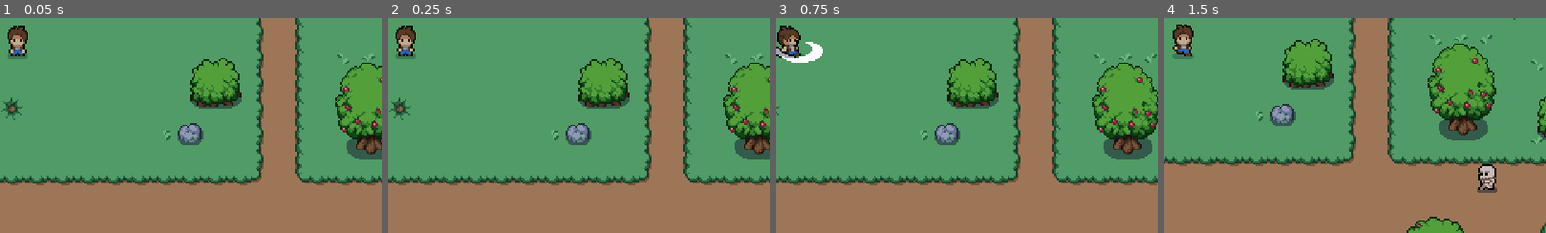
Above: before the commit, frames 1-4 (left to right).
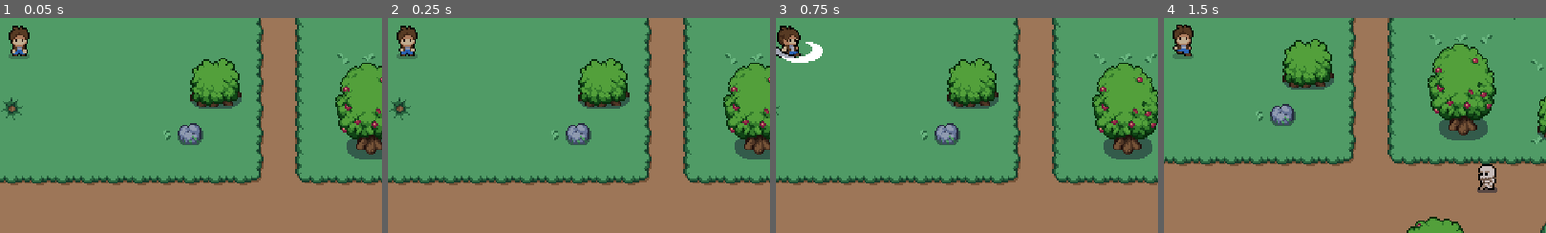
Above: after the commit, the same moments.

Repository: breadsk/swift-ballade
Game: Godot game, scene res://World/world.tscn
Two runs of this game, one before a commit and one after it. Both use one fixed random seed, a clock stepped at 60 frames per second and the inputs below.
Inputs (mouse positions are % of the whole screen's width and height, from its top left):
- Up to frame 1 (0.05 s): no input
- Up to frame 2 (0.25 s): no input
- Up to frame 3 (0.75 s): move the mouse to (72, 45) at 0.52 s; hold D (right) from 0.53 s (still down); click (72, 45) at 0.6 s
- Up to frame 4 (1.5 s): move the mouse to (30, 55) at 1.27 s; release D (right) at 1.28 s; hold S (down) from 1.28 s (still down); tap J (attackD) at 1.35 s
The pictures show only the part of the screen within x 48-98%, y 42-92%; the shares and areas given below are measured in that part.

The runs differ from the first frame. In frame 1, 0.4% of the frame differs, in the area x 2-8%, y 3-20%; in frame 2, 0.4%; in frame 3, nothing differs; in frame 4, nothing differs.

Commit message:
ataque listo

Diff:
--- a/Player/player.gd
+++ b/Player/player.gd
@@ -13,11 +13,17 @@
 var isHurting = false
 var isAttacking = false
 var enemyCollisions = []
+var isDied = false
+var has_died = false # Bandera para controlar si ya se ejecutó die
 
 func _ready():
 	$HitBox/CollisionShape2D.disabled = true
 
+func _process(delta: float):
+	die()
+
 func _physics_process(delta: float):
+	if isDied: return
 	move(delta)
 	animCtrl()
 	attack()
@@ -81,6 +87,15 @@
 	effects.play("RESET")
 	isHurting = false
 
+func die():
+	if life <= 0 and not has_died:
+		has_died = true
+		isDied = true
+		anims.play("die")
+		await anims.animation_finished
+		print("Se vuelve a ejecutar")
+
+
 func knockBack(enemyVelocity: Vector2):
 	var knockBackDir = (enemyVelocity).normalized() * knoBackPower
 	velocity = knockBackDir
--- a/Player/player.tscn
+++ b/Player/player.tscn
@@ -354,6 +354,23 @@
 "values": [true]
 }
 
+[sub_resource type="Animation" id="Animation_ie0bd"]
+resource_name = "die"
+length = 0.5
+step = 0.1
+tracks/0/type = "value"
+tracks/0/imported = false
+tracks/0/enabled = true
+tracks/0/path = NodePath("Player:frame_coords")
+tracks/0/interp = 1
+tracks/0/loop_wrap = true
+tracks/0/keys = {
+"times": PackedFloat32Array(0, 0.2, 0.4),
+"transitions": PackedFloat32Array(1, 1, 1),
+"update": 1,
+"values": [Vector2i(0, 9), Vector2i(1, 9), Vector2i(2, 9)]
+}
+
 [sub_resource type="AnimationLibrary" id="AnimationLibrary_xeb4l"]
 _data = {
 "RESET": SubResource("Animation_h0ysd"),
@@ -361,6 +378,7 @@
 "attackL": SubResource("Animation_3c8nk"),
 "attackR": SubResource("Animation_rwtmo"),
 "attackU": SubResource("Animation_p16cx"),
+"die": SubResource("Animation_ie0bd"),
 "idleD": SubResource("Animation_fivtn"),
 "idleR": SubResource("Animation_307mn"),
 "idleU": SubResource("Animation_2cejm"),
@@ -424,7 +442,6 @@
 position = Vector2(0, -16)
 rotation = 0.000980694
 texture = ExtResource("2_4rouy")
-flip_h = true
 hframes = 6
 vframes = 10
 
--- a/Slime/slime.gd
+++ b/Slime/slime.gd
@@ -9,15 +9,19 @@
 var endPosition
 var limit = 0.5
 var lastDir = "R"
+var slimeLife = 2
+var isDied = false
 
 func _ready():#Solo lo ejecuta una vez
 	startPosition = position
 	endPosition = endPoint.global_position
-	print("Se esta cargando")
 
 func _physics_process(delta: float):
+	if isDied: return
 	move(delta)
 	animCtrl()
+func _process(delta: float):
+	die()
 
 func changeDirection():
 	var tempEnd = endPosition
@@ -54,7 +58,17 @@
 	else:
 		anims.play("idle"+lastDir)#Lo concatena
 
+func hurt():
+	slimeLife -= 1
+
+func die():
+	if slimeLife <= 0:
+		isDied = true
+		anims.play("die")
+		await anims.animation_finished
+		queue_free()
 
 func _on_hurt_box_area_entered(area: Area2D):
 	if area.is_in_group("Player"):
-		queue_free()
+		hurt()
+		#queue_free()
--- a/Slime/slime.tscn
+++ b/Slime/slime.tscn
@@ -130,9 +130,27 @@
 "values": [Vector2i(0, 5), Vector2i(1, 5), Vector2i(2, 5), Vector2i(3, 5), Vector2i(4, 5), Vector2i(5, 5)]
 }
 
+[sub_resource type="Animation" id="Animation_h2jus"]
+resource_name = "die"
+length = 0.6
+step = 0.1
+tracks/0/type = "value"
+tracks/0/imported = false
+tracks/0/enabled = true
+tracks/0/path = NodePath("Slime:frame_coords")
+tracks/0/interp = 1
+tracks/0/loop_wrap = true
+tracks/0/keys = {
+"times": PackedFloat32Array(0, 0.1, 0.2, 0.3, 0.4),
+"transitions": PackedFloat32Array(1, 1, 1, 1, 1),
+"update": 1,
+"values": [Vector2i(0, 12), Vector2i(1, 12), Vector2i(2, 12), Vector2i(3, 12), Vector2i(4, 12)]
+}
+
 [sub_resource type="AnimationLibrary" id="AnimationLibrary_1hual"]
 _data = {
 "RESET": SubResource("Animation_u75ru"),
+"die": SubResource("Animation_h2jus"),
 "idleD": SubResource("Animation_d5vit"),
 "idleR": SubResource("Animation_7ym7v"),
 "idleU": SubResource("Animation_04y5c"),
Not shown: 1 places in Player/player.tscn that only renumber resources
Not shown: 1 places in Slime/slime.tscn that only renumber resources
